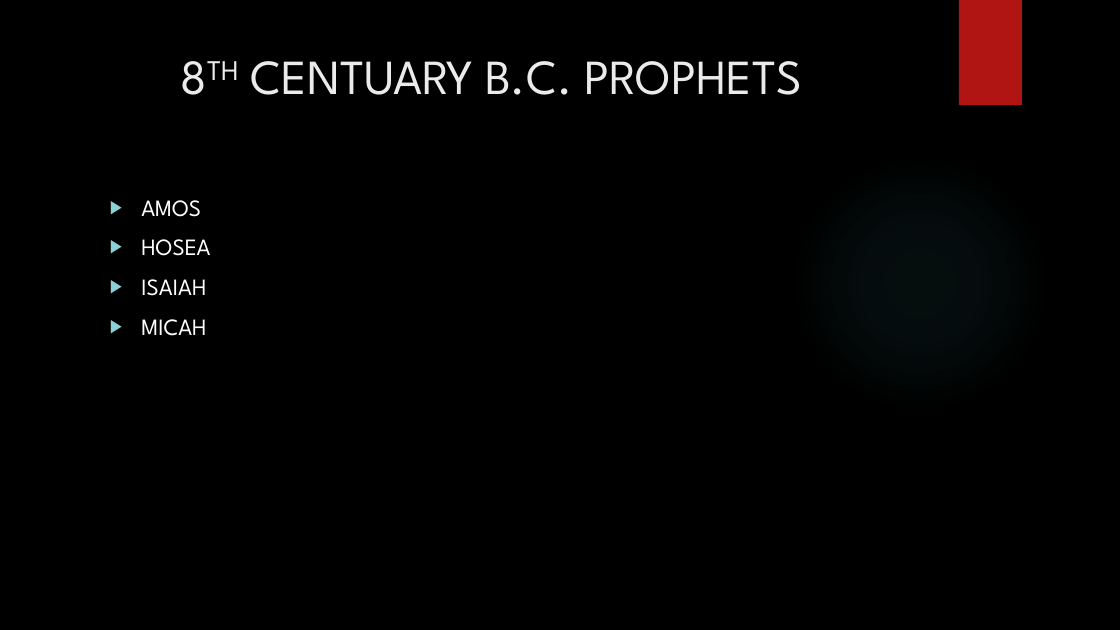
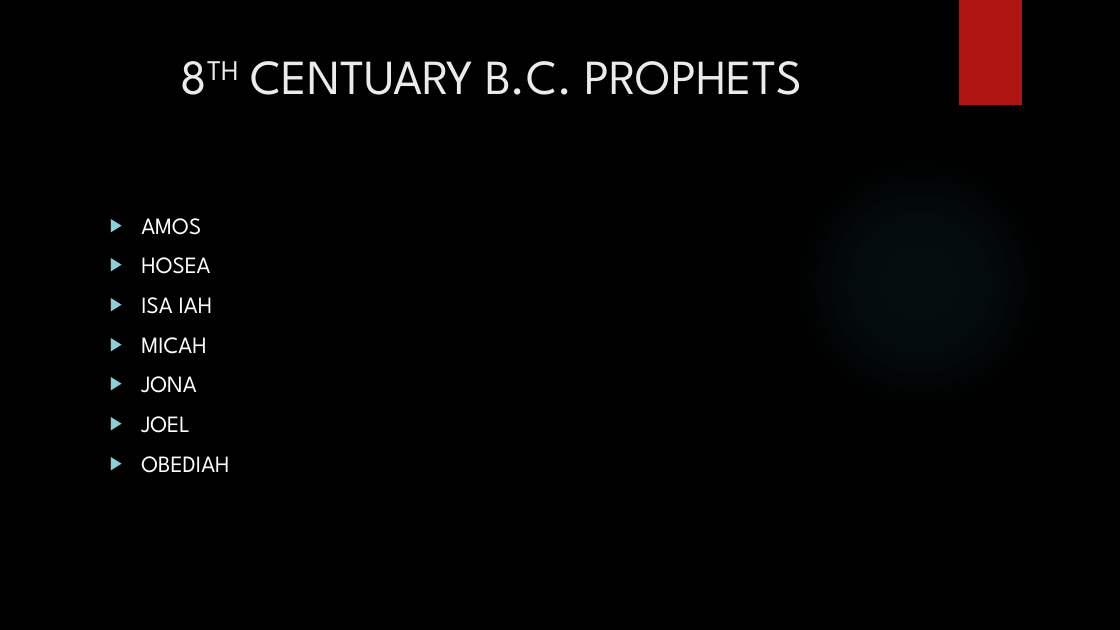
Before and after one commit to Seffin/Daddy-File, a slide deck: slide 8 of ZBC/THE PROPHETS.pptx (slide 4 before the commit). Drawn at 1120x630 pixels with LibreOffice and Linux fonts; fonts in the diff are those of the drawing; background and template pictures are left out. Boxes give left, top, right and bottom in pixels: in the first picture for what was removed or moved away, otherwise in the second. Text is boxed around its words. In the diff, an @@ line names an element or a change of style, - is before the commit and + after.

```diff
--- a/ZBC/THE PROPHETS.pptx
+++ b/ZBC/THE PROPHETS.pptx
@@ text "AMOS": place and size @@
-text "AMOS" at <box>141,200,210,336</box>
+text "AMOS" at <box>141,218,229,473</box>
@@ text at <box>141,297,213,314</box>: spaces changed @@
-▶ ISAIAH
+▶ ISA IAH
@@ text at <box>141,376,229,473</box>: paragraphs added @@
+▶ JONA
+▶ JOEL
+▶ OBEDIAH
```
Also in this commit, not shown: 2 other slides changed, 17 slides added, 15 other files.
